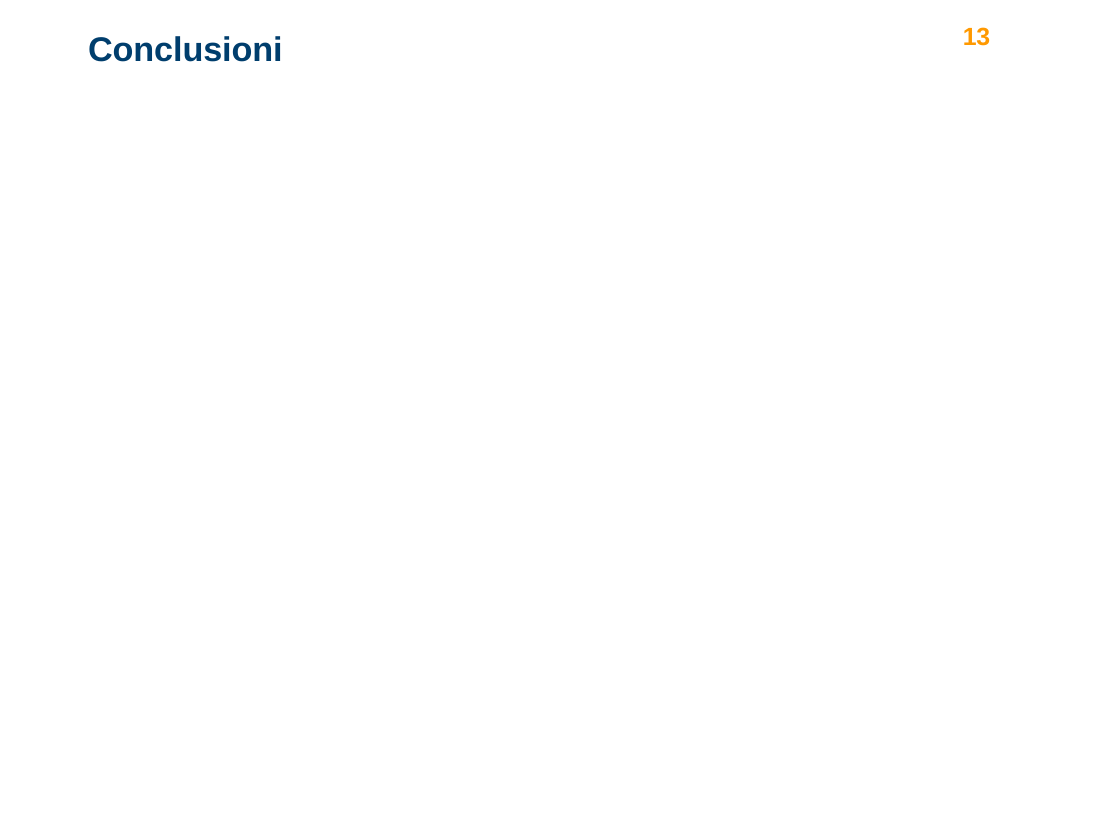
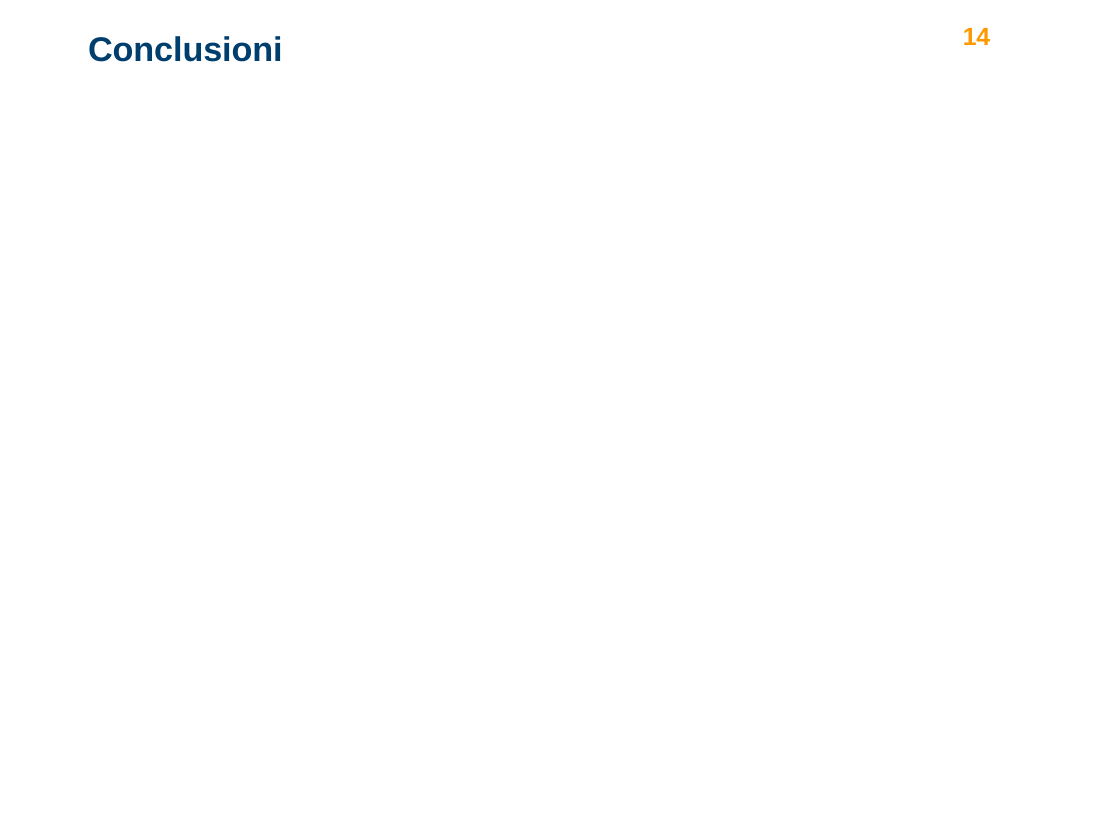
Before and after one commit to turcualexd/IAMS-progetto, a slide deck: slide 14 of Modelli relazione/ppt_presentazione.pptx (slide 13 before the commit). Drawn at 1120x840 pixels with LibreOffice and Linux fonts; fonts in the diff are those of the drawing; background and template pictures are left out. Boxes give left, top, right and bottom in pixels: in the first picture for what was removed or moved away, otherwise in the second. Text is boxed around its words. In the diff, an @@ line names an element or a change of style, - is before the commit and + after.

```diff
--- a/Modelli relazione/ppt_presentazione.pptx
+++ b/Modelli relazione/ppt_presentazione.pptx
@@ text at [963, 28, 990, 45]: text changed @@
-13
+14
```
Also in this commit, not shown: 3 other slides changed, 2 slides added, 1 slide removed.
